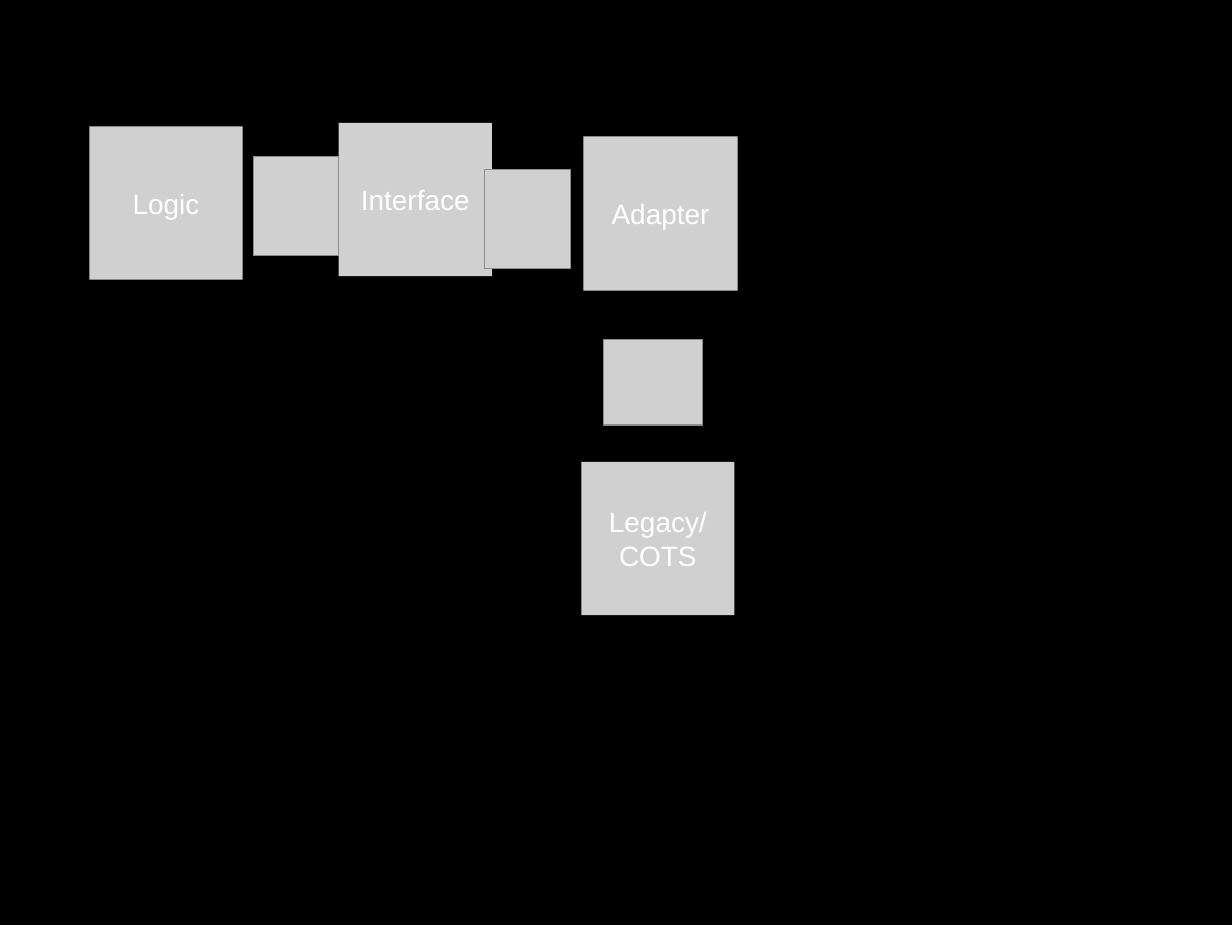
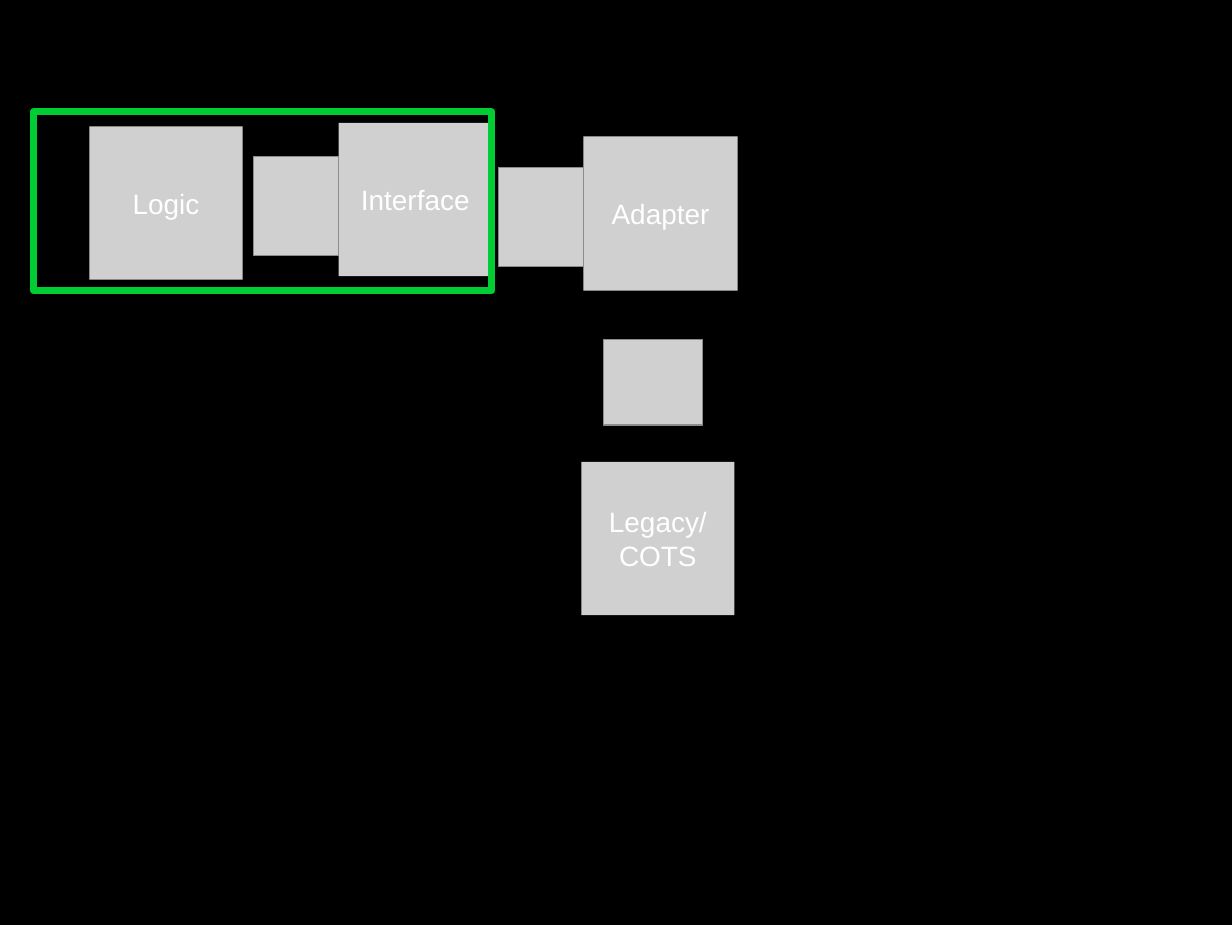
Before and after one commit to ChrisLynch42/presentations, a slide deck: slide 16 of codepalousa/legacy_code/coudepalousa.odp (slide 11 before the commit). Drawn at 1232x925 pixels with LibreOffice and Linux fonts; fonts in the diff are those of the drawing; grey boxes stand for pictures. Boxes give left, top, right and bottom in pixels: in the first picture for what was removed or moved away, otherwise in the second. Text is boxed around its words. In the diff, an @@ line names an element or a change of style, - is before the commit and + after.

```diff
--- a/codepalousa/legacy_code/coudepalousa.odp
+++ b/codepalousa/legacy_code/coudepalousa.odp
@@ rectangle added at (34,112,492,291), outline #00CC33 4.51 pt @@
@@ picture: place and size @@
-picture at (485,170,570,268)
+picture at (499,168,584,266)
```
Also in this commit, not shown: 1 other slide changed, 6 slides added.
